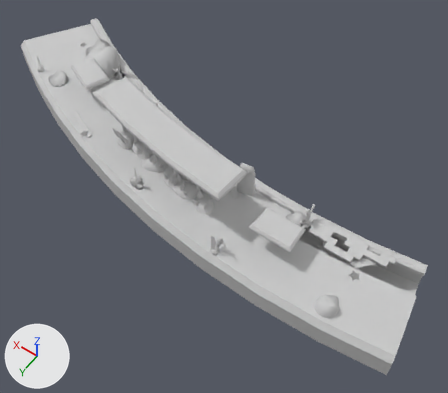
Before and after pictures for a commit that changed the FBX model Assets/Props/Pisos_1-2/Q10/Q10_fbx.FBX.
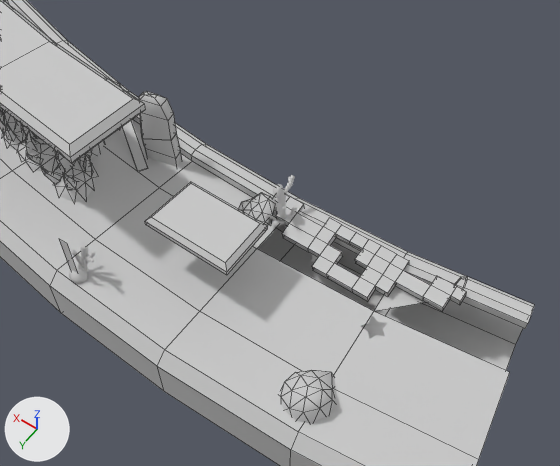
Each version is shown whole from a 50 mm lens placed at (-5.13, 40.44, 19.38), pointed at (3.61, 28.21, 0.16), then close up from a 50 mm lens placed at (-4.87, 34.97, 11.52), pointed at (-0.37, 28.67, 1.62). The lights are fixed; the arrows at lower left show +X, +Y and +Z. The close-ups show mesh edges as thin lines. Where no turn or scale is listed for an object, it has been applied to the vertices. Vertices at the same position are counted once.

In view in the first close-up: 'CORAL', 'PARED1', 'PIEDRAS3', 'PINXOS', 'PLATAFORMA2', 'PLATAFORMA3', 'QUESITO', 'RUNAS'.
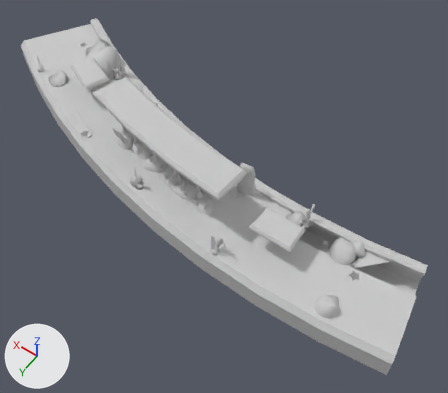
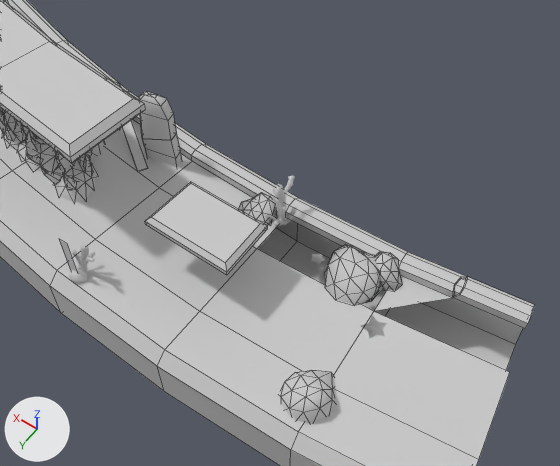
Location of each change, [x1, y1, x2, y2] in pixels of the close-ups (560 x 466 px):
```json
{"object": "PARED1", "change": "deleted", "before": [274, 195, 466, 312]}
{"object": "PIEDRAS3", "change": "reshaped", "before": [109, 79, 335, 423], "after": [109, 79, 402, 423]}
{"part": 1, "of": "me_mesh_011", "change": "added", "after": [325, 245, 381, 305]}
{"part": 2, "of": "me_mesh_011", "change": "added", "after": [375, 251, 402, 290]}
```

The change, as JSON lines over the scene's bpy script:
```json
{"block": "me_mesh_011", "where": "me_mesh_011.from_pydata(...)  # 156 vertices, 240 faces; spans x -8.0..8.0, y -3.1..3.1, z -0.6..0.6"}
{"block": "me_mesh_011", "where": "# used by ob_piedras3; location = (5.36, 27.91, 1.56)"}
{"block": "me_mesh_011", "change": "me_mesh_011 part 1: the loose piece of 26 vertices spanning x 5.6..7.4, y -3.0..-1.1, z -0.5..0.6 is copied, and the copy is scaled about its middle by (-0.534, 0.545, 0.546), then moved by (-13.5, 2.5, -0.2); it spans x -7.5..-6.5, y -0.1..1.0, z -0.5..0.1"}
{"block": "me_mesh_011", "change": "me_mesh_011 part 2: the loose piece of 26 vertices spanning x -5.2..-4.5, y 0.0..0.6, z -0.5..-0.1 is copied, and the copy is scaled about its middle by (-0.96, 0.963, 0.968), then moved by (-2.5, -0.1, 0.0); it spans x -7.7..-7.0, y -0.2..0.4, z -0.5..-0.1"}
{"op": "remove", "block": "ob_pared1", "code": ["ob_pared1 = bpy.data.objects.new('PARED1', me_mesh_013)", "ob_pared1.location = (-1.49, 28.18, 1.18)"]}
```
